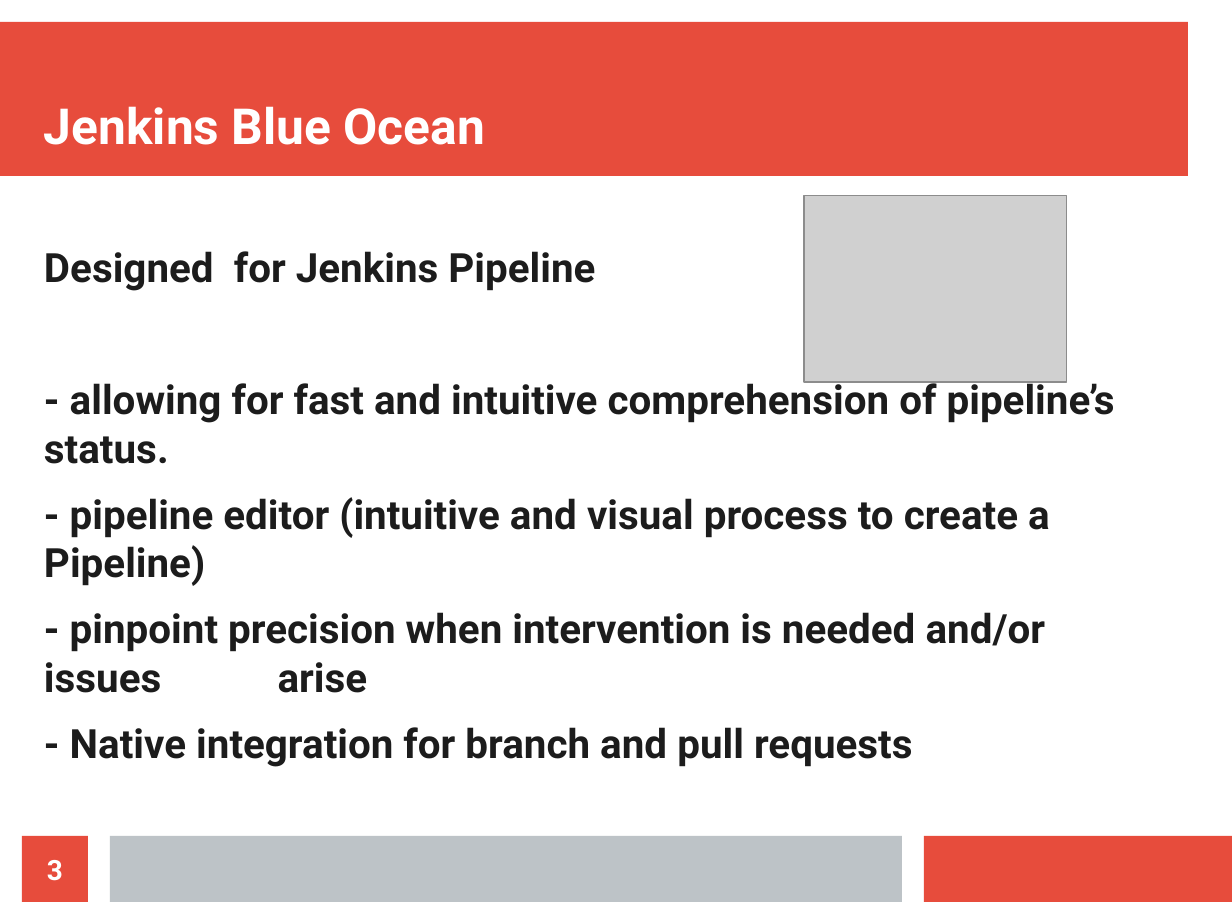
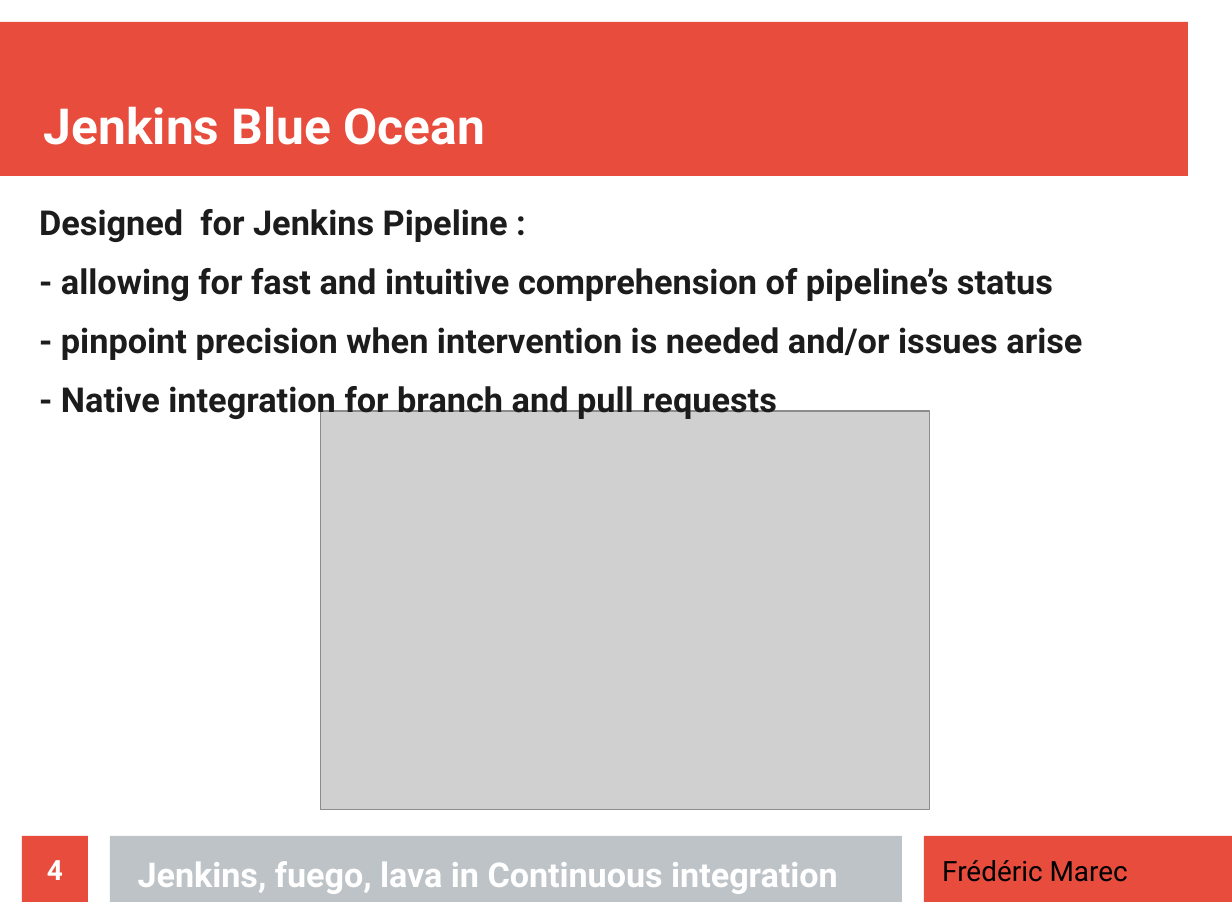
Before and after one commit to DDTLK/review, a slide deck: slide 4 of CI-presentation.odp (slide 3 before the commit). Drawn at 1232x924 pixels with LibreOffice and Linux fonts; fonts in the diff are those of the drawing; grey boxes stand for pictures. Boxes give left, top, right and bottom in pixels: in the first picture for what was removed or moved away, otherwise in the second. Text is boxed around its words. In the diff, an @@ line names an element or a change of style, - is before the commit and + after.

```diff
--- a/CI-presentation.odp
+++ b/CI-presentation.odp
@@ text at (x1=39, y1=209, x2=1053, y2=301): text changed; size 26 to 22.1 pt @@
-Designed for Jenkins Pipeline
-- allowing for fast and intuitive comprehension of pipeline’s status.
-- pipeline editor (intuitive and visual process to create a Pipeline)
+Designed for Jenkins Pipeline :
+- allowing for fast and intuitive comprehension of pipeline’s status
@@ text "Designed for Jenkins Pipeline :" moved from (x1=44, y1=251, x2=1115, y2=767) to (x1=39, y1=209, x2=1082, y2=421) @@
@@ text at (x1=61, y1=327, x2=1082, y2=421): size 26 to 22.1 pt in "- pinpoint precision when intervention is needed ...", "- Native integration for branch and pull ..." @@
@@ picture resized from (x1=805, y1=196, x2=1068, y2=382) to (x1=321, y1=411, x2=930, y2=809) @@
@@ page number at (x1=47, y1=860, x2=63, y2=880): text changed @@
-3
+4
@@ title added at (x1=138, y1=861, x2=838, y2=894), 22 pt, text #FFFFFF, bold @@
+Jenkins, fuego, lava in Continuous integration
@@ text added at (x1=942, y1=860, x2=1128, y2=882), 18 pt, text #000000 @@
+Frédéric Marec
```
Also in this commit, not shown: 6 other slides changed, 1 slide added, 2 slides removed, 1 other file.
